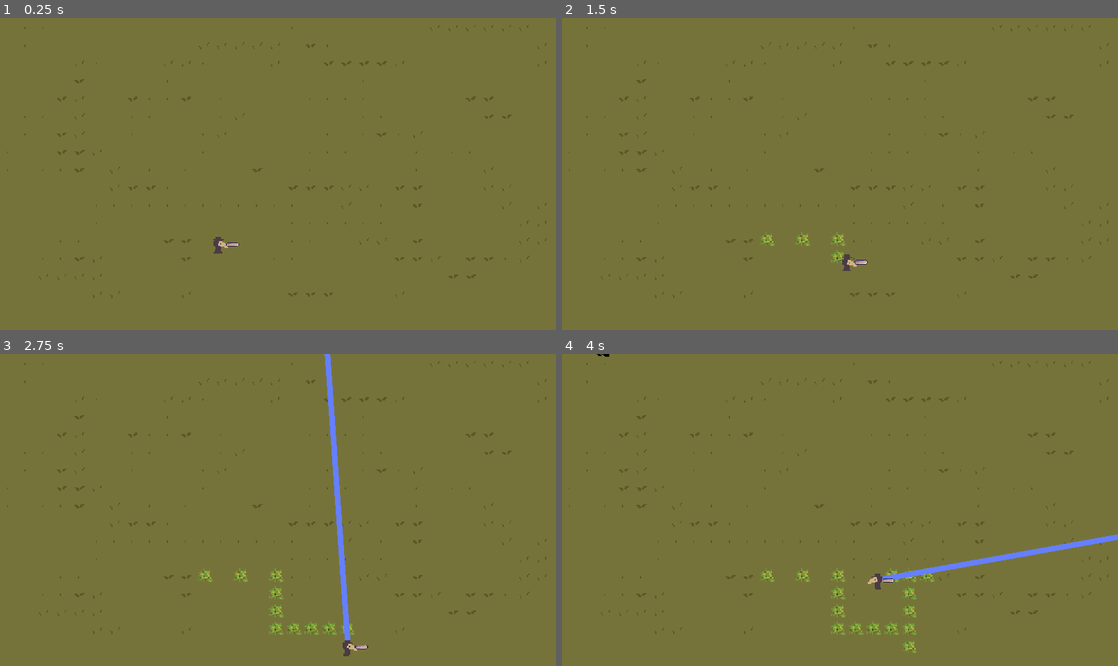
Above: before the commit, frames 1-4 (two rows, left to right).
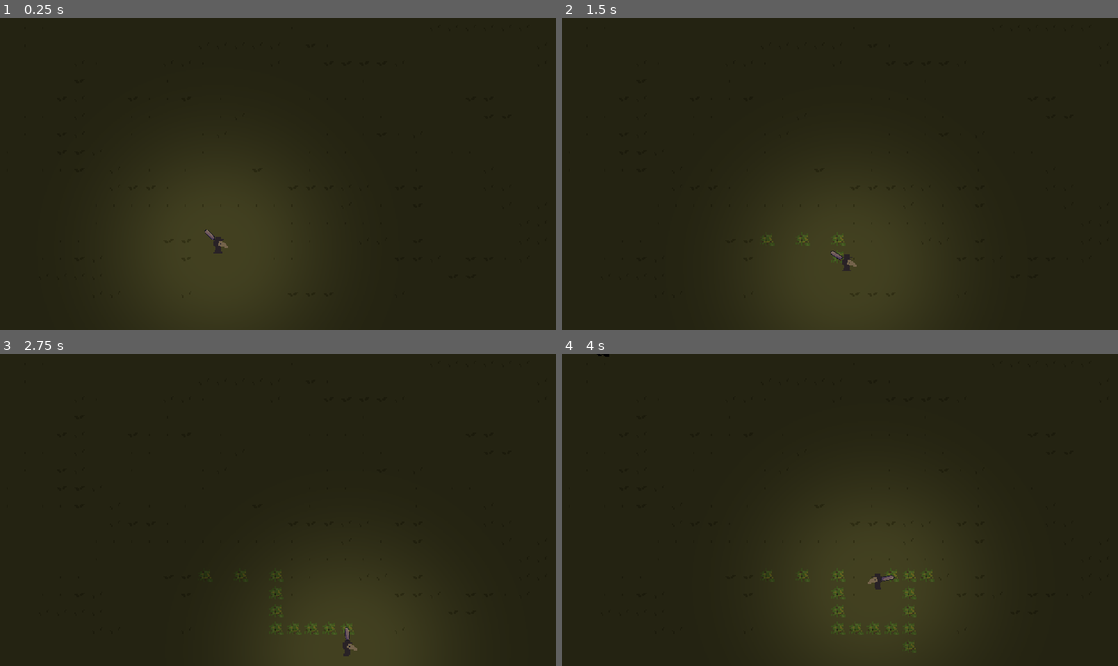
Above: after the commit, the same moments.

Repository: AJ08Coder/LudumDare52
Game: Godot game, scene res://Enviroment/World.tscn
Same seed, same stepped clock (60 frames per second), same inputs: the game is played once before the commit and once after it. The engine's default icon, where the game draws it, is replaced by a stand-in: a white triangle on a blue panel in a dark square.
Inputs (mouse positions are in pixels of both pictures, inside the frame that each line leads up to):
- Up to frame 1 (0.25 s): no input
- Up to frame 2 (1.5 s): tap Enter (ui_accept) at 0.5, 1.35 s; move the mouse to (962, 158) at 0.52 s; hold D (move_right) 0.53-1.28 s; hold Enter (ui_accept) 0.53-1.28 s; move the mouse to (728, 189) at 1.27 s; hold S (move_down) from 1.28 s (still down)
- Up to frame 3 (2.75 s): tap Enter (ui_accept) at 1.52, 1.82 s; move the mouse to (333, 441) at 2.02 s; release S (move_down) at 2.03 s; hold D (move_right) from 2.03 s (still down); hold Enter (ui_accept) from 2.03 s (still down)
- Up to frame 4 (4 s): move the mouse to (812, 572) at 2.77 s; release D (move_right) at 2.78 s; release Enter (ui_accept) at 2.78 s; hold W (move_up) 2.78-3.53 s; tap Enter (ui_accept) at 2.85, 3.02, 3.32 s; move the mouse to (1006, 556) at 3.52 s; hold A (move_left) from 3.53 s (still down); hold Enter (ui_accept) from 3.53 s (still down)

The runs differ from the first frame. In frame 1, 100% of the frame differs, in the area x 0-100%, y 0-100%; in frame 2, 100%; in frame 3, 100%; in frame 4, 100%.

Commit message:
Added Light

Diff:
--- a/Characters/Enemy/Enemy.gd
+++ b/Characters/Enemy/Enemy.gd
@@ -4,7 +4,7 @@
 export var SPEED = 30
 var velocity = Vector2.ZERO
 export var health = 3
-
+export(String) var main_target
 
 onready var anim = $AnimationPlayer
 onready var sprite = $Sprite
--- a/Characters/Player/Player.gd
+++ b/Characters/Player/Player.gd
@@ -8,13 +8,15 @@
 var health = 100
 
 onready var laser = $laser
-onready var wand = $Hotbar/Wand
+onready var hand = $Hotbar/Hand
 onready var meele_weapon = $Hotbar/MeeleWeapon
 
+var crop_loc = []
 
-func laser_fire(i):
-	laser.enabled = i
-	laser.visible = i
+
+func choose_rand_item(list): # chooses random item off list
+	list.shuffle()
+	return list[0]
 
 func _physics_process(delta):
 	var input_vector = Input.get_vector("move_left", "move_right", "move_up","move_down")
@@ -32,22 +34,21 @@
 	else:
 		$AnimationPlayer.play("RESET")
 
-	$Hotbar/Wand.look_at(get_global_mouse_position())
-	laser.look_at(get_global_mouse_position())
+	$Hotbar/Hand.look_at(get_global_mouse_position())
+
 
 	if Input.is_action_pressed("ui_accept"):
-		laser_fire(true)
 		plant_seed()
-	else:
-		laser_fire(false)
 
 func plant_seed():
 	var spot := Vector2.ZERO
 	# may need to offset it later (after stepify step)
-	spot.x = stepify(wand.get_node("Action").global_position.x - tile_size/2, tile_size)
-	spot.y = stepify(wand.get_node("Action").global_position.y - tile_size/2, tile_size)
+	spot.x = stepify(hand.get_node("Action").global_position.x - tile_size/2, tile_size)
+	spot.y = stepify(hand.get_node("Action").global_position.y - tile_size/2, tile_size)
 	spot.x += tile_size/2
 	spot.y += tile_size/2
+
+	crop_loc.append(Vector2(spot.x,spot.y))
 	# there is already a crop planted bish
 	if Global.world_node.crop_spots.find(spot) != -1:
 		return
--- a/Characters/Player/Player.tscn
+++ b/Characters/Player/Player.tscn
@@ -1,11 +1,10 @@
-[gd_scene load_steps=13 format=2]
+[gd_scene load_steps=12 format=2]
 
 [ext_resource path="res://Art/plaguedoctor.png" type="Texture" id=1]
 [ext_resource path="res://Characters/Player/Player.gd" type="Script" id=2]
-[ext_resource path="res://icon.png" type="Texture" id=3]
-[ext_resource path="res://Characters/Enemy/laser.tscn" type="PackedScene" id=4]
 [ext_resource path="res://Enviroment/Crop.tscn" type="PackedScene" id=5]
 [ext_resource path="res://Characters/Player/MeeleWeapon.tscn" type="PackedScene" id=6]
+[ext_resource path="res://gradslol.png" type="Texture" id=7]
 
 [sub_resource type="RectangleShape2D" id=3]
 extents = Vector2( 3.5, 7 )
@@ -48,16 +47,13 @@
 [sub_resource type="CircleShape2D" id=6]
 radius = 14.0357
 
-[sub_resource type="RectangleShape2D" id=4]
-extents = Vector2( 4, 1 )
+[sub_resource type="Environment" id=7]
+glow_enabled = true
 
 [node name="Player" type="KinematicBody2D"]
 collision_mask = 4
 script = ExtResource( 2 )
 crop = ExtResource( 5 )
-
-[node name="laser" parent="." instance=ExtResource( 4 )]
-visible = false
 
 [node name="CollisionShape2D" type="CollisionShape2D" parent="."]
 position = Vector2( -1, 1 )
@@ -85,28 +81,25 @@
 
 [node name="Hotbar" type="Node2D" parent="."]
 
-[node name="Wand" type="Area2D" parent="Hotbar"]
-visible = false
+[node name="Hand" type="Node2D" parent="Hotbar"]
 
-[node name="CollisionShape2D" type="CollisionShape2D" parent="Hotbar/Wand"]
-position = Vector2( 13, 0 )
-shape = SubResource( 4 )
-
-[node name="Sprite" type="Sprite" parent="Hotbar/Wand"]
-position = Vector2( 13, 0 )
-scale = Vector2( 0.125, 0.03125 )
-texture = ExtResource( 3 )
-
-[node name="Action" type="Position2D" parent="Hotbar/Wand"]
+[node name="Action" type="Position2D" parent="Hotbar/Hand"]
 position = Vector2( 13, 0 )
 __meta__ = {
 "_gizmo_extents_": 2.0
 }
 
-[node name="Polygon2D" type="Polygon2D" parent="Hotbar/Wand/Action"]
+[node name="Polygon2D" type="Polygon2D" parent="Hotbar/Hand/Action"]
 polygon = PoolVector2Array( -2, -1, -1, 2, 1, 2, 2, 0, 1, -2, -1, -2 )
 
-[node name="MeeleWeapon" parent="Hotbar" instance=ExtResource( 6 )]
+[node name="MeeleWeapon" parent="Hotbar/Hand" instance=ExtResource( 6 )]
+
+[node name="Light2D" type="Light2D" parent="."]
+texture = ExtResource( 7 )
+energy = 0.5
+
+[node name="WorldEnvironment" type="WorldEnvironment" parent="."]
+environment = SubResource( 7 )
 
 [connection signal="body_entered" from="Attract" to="." method="_on_Attract_body_entered"]
 [connection signal="body_exited" from="Attract" to="." method="_on_Attract_body_exited"]
--- a/Enviroment/World.tscn
+++ b/Enviroment/World.tscn
@@ -253,4 +253,7 @@
 z_as_relative = false
 texture = ExtResource( 4 )
 
+[node name="CanvasModulate" type="CanvasModulate" parent="."]
+color = Color( 0.309804, 0.309804, 0.309804, 1 )
+
 [connection signal="timeout" from="GameLoop/SpawnEnemies" to="." method="_on_SpawnEnemies_timeout"]
--- a/project.godot
+++ b/project.godot
@@ -93,8 +93,7 @@
 2d_physics/layer_1="player"
 2d_physics/layer_2="world"
 2d_physics/layer_3="enemies"
-2d_physics/layer_4="Hitbox"
-2d_physics/layer_5="Hurtbox"
+2d_physics/layer_4="plauge"
 
 [physics]
 
Binary file added: gradslol.png
Not shown, added: gradslol.png.import
